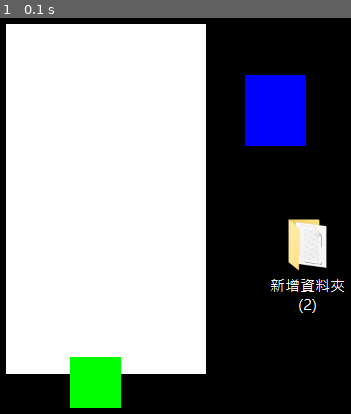
Above: before the commit, frame 1.
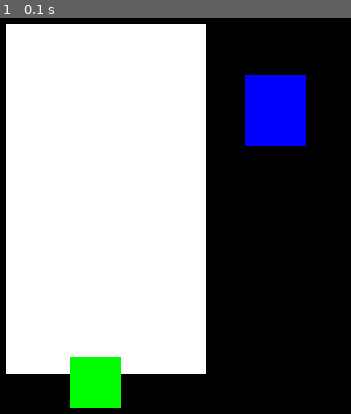
Above: after the commit, the same moment.

Repository: hsiang086/crc-static-exhibition
Game: pygame game, started from main/first_scenes.py
Same seed, same stepped clock (60 frames per second), same inputs: the game is played once before the commit and once after it.
Inputs:
- Up to frame 1 (0.1 s): no input

The runs differ from the first frame. In frame 1, 1.8% of the frame differs, in the area x 76-99%, y 50-75%.

Commit message:
Update first_scenes.py

Diff:
--- a/main/first_scenes.py
+++ b/main/first_scenes.py
@@ -29,7 +29,7 @@
 
     # scenes
     first_scenes = pygame.sprite.Group()
-    first_scenes.add(Door(), Lock(), Ascii(), Folder())
+    first_scenes.add(Door(), Lock(), Ascii())
 
     lock_focusing = pygame.sprite.Group()
     lock_focusing.add(DetailedLock(), Back(first_scenes))
@@ -46,9 +46,10 @@
         self.to_draw = to_draw
         self.image = pygame.image.load(os.path.join("images", "x.png")).convert()
         self.image.set_colorkey("BLACK")
+        self.image = pygame.transform.scale(self.image, (30,30))
         self.rect = self.image.get_rect()
-        self.rect.right = WIDTH
-        self.rect.top = 0
+        self.rect.right = WIDTH-10
+        self.rect.top = 10
 
     def update(self):
         for event in events:
@@ -107,7 +108,6 @@
         self.rect.left = WIDTH * 2 / 5
         self.rect.bottom = HEIGHT * 2 / 3
 
-
 # lock focusing
 class DetailedLock(pygame.sprite.Sprite):
     def __init__(self):
